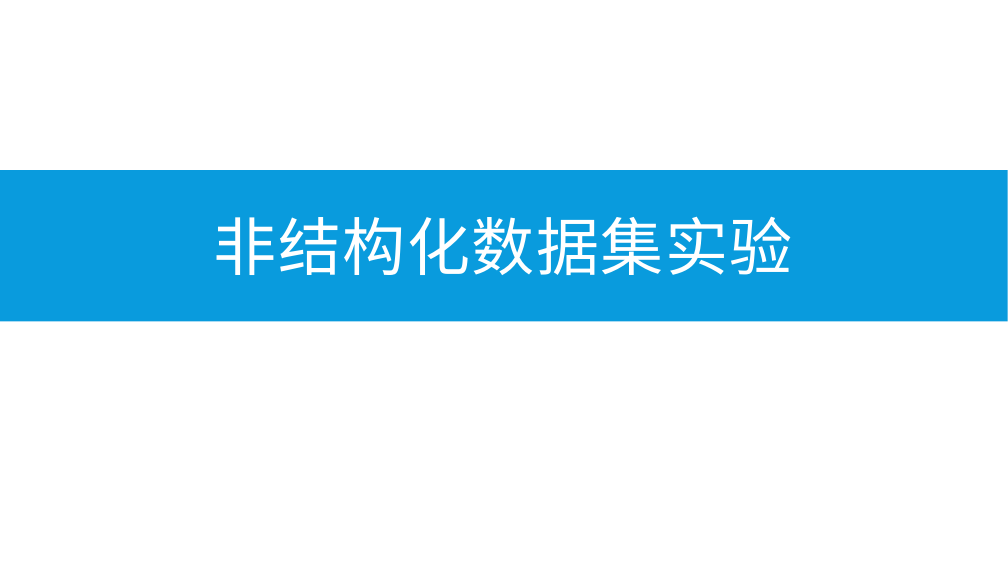
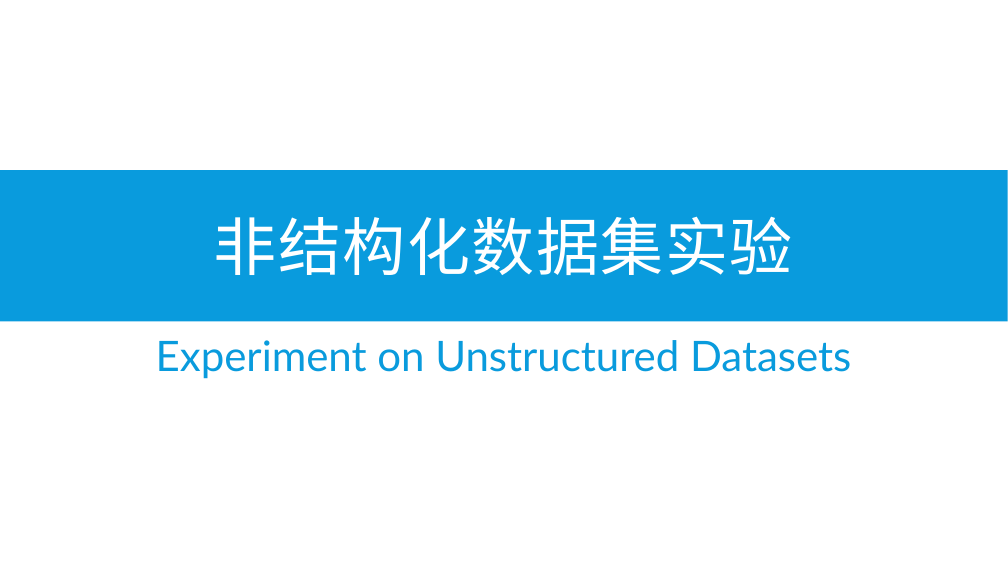
Before and after one commit to b4ubles/PCBNS, a slide deck: slide 20 of doc/NoSQL vs SQL.pptx (slide 18 before the commit). Drawn at 1008x567 pixels with LibreOffice and Linux fonts; fonts in the diff are those of the drawing. Boxes give left, top, right and bottom in pixels: in the first picture for what was removed or moved away, otherwise in the second. Text is boxed around its words. In the diff, an @@ line names an element or a change of style, - is before the commit and + after.

```diff
--- a/doc/NoSQL vs SQL.pptx
+++ b/doc/NoSQL vs SQL.pptx
@@ text added at [156,340,851,379], 40 pt, text #099BDD @@
+Experiment on Unstructured Datasets
```
Also in this commit, not shown: 13 other slides changed, 6 slides added, 5 slides removed.
